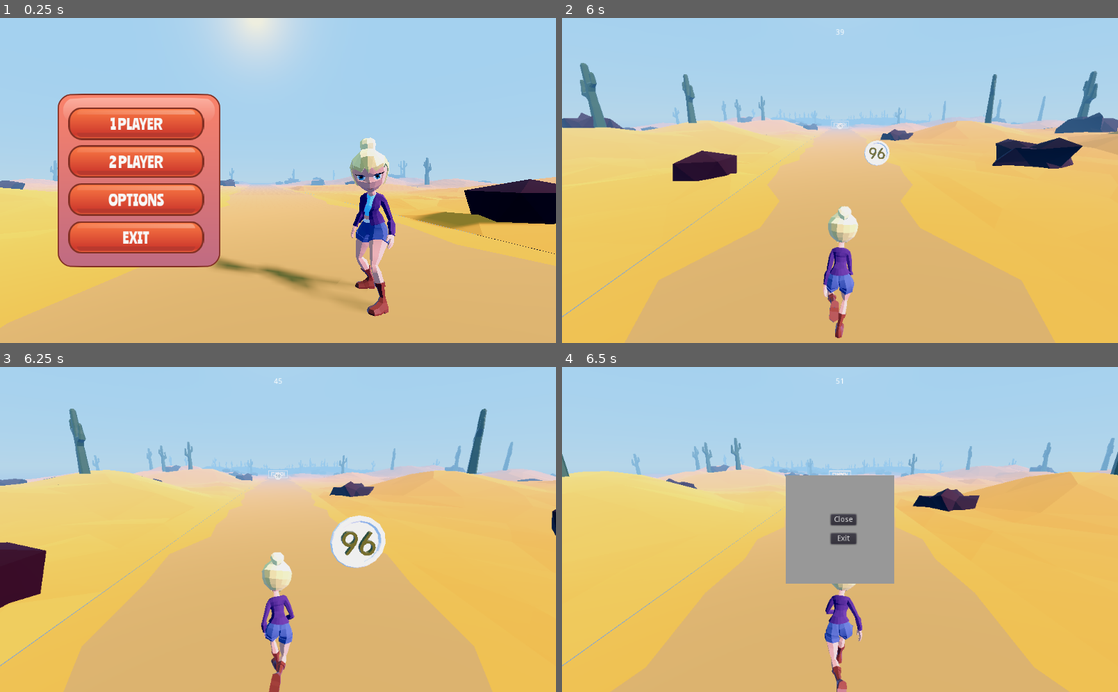
Above: before the commit, frames 1-4 (two rows, left to right).
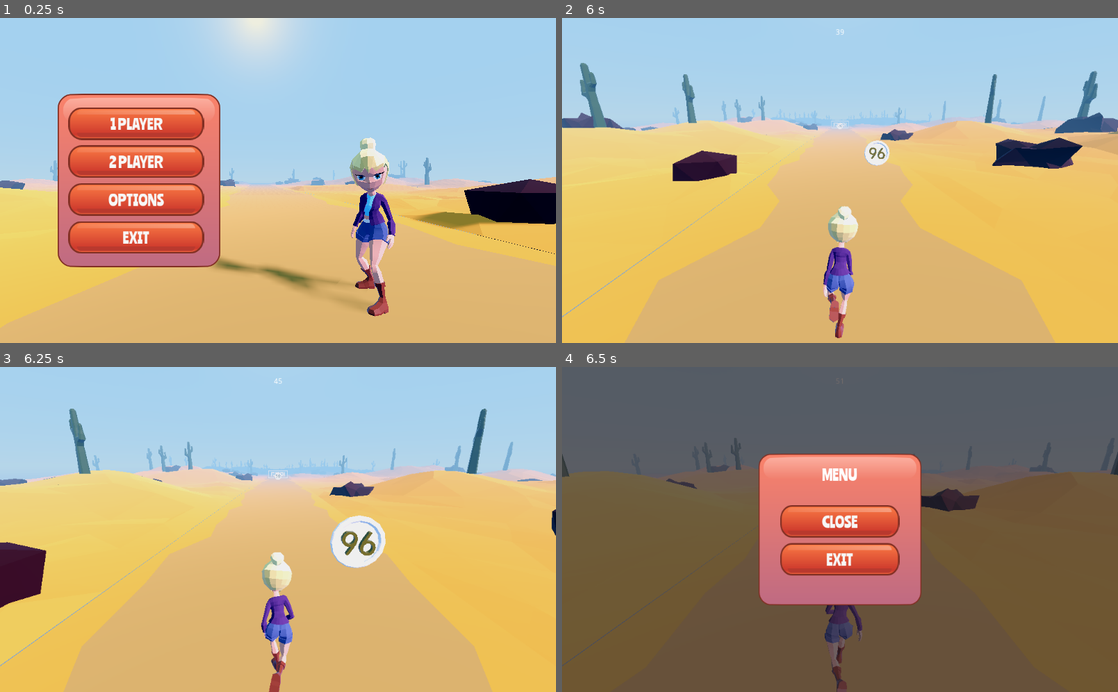
Above: after the commit, the same moments.

Repository: rans0000/math-runner
Game: Godot game, scene res://ui/MainMenu/HomeScreen.tscn
Same seed, same stepped clock (60 frames per second), same inputs: the game is played once before the commit and once after it.
Inputs:
- Up to frame 1 (0.25 s): no input
- Up to frame 2 (6 s): click "1 PLAYER" at 0.5 s; click "1 PLAYER" at 1.25 s; click "PLAY" at 2 s
- Up to frame 3 (6.25 s): no input
- Up to frame 4 (6.5 s): tap Escape (ui_cancel) at 6.4 s

Frames 1-3 are identical in both runs. In frame 4, 100% of the frame differs, in the area x 0-100%, y 0-100%.

Commit message:
add styles for pause menu

Diff:
--- a/ui/PauseMenu/PauseMenu.gd
+++ b/ui/PauseMenu/PauseMenu.gd
@@ -14,8 +14,10 @@
 
 func _on_BtnClose_button_up():
 	self.visible = false
+	get_tree().paused = false
 
 
 
 func _on_BtnMainMenu_button_up():
+	get_tree().paused = false
 	Global.goto_scene("res://ui/MainMenu/HomeScreen.tscn")
--- a/ui/PauseMenu/PauseMenu.tscn
+++ b/ui/PauseMenu/PauseMenu.tscn
@@ -1,13 +1,21 @@
 [gd_scene load_steps=3 format=2]
 
 [ext_resource path="res://ui/PauseMenu/PauseMenu.gd" type="Script" id=1]
-
-[sub_resource type="StyleBoxFlat" id=1]
+[ext_resource path="res://ui/Themes/MainTheme/main_theme.tres" type="Theme" id=2]
 
 [node name="PauseMenu" type="Control"]
 anchor_right = 1.0
 anchor_bottom = 1.0
+theme = ExtResource( 2 )
 script = ExtResource( 1 )
+__meta__ = {
+"_edit_use_anchors_": false
+}
+
+[node name="ColorRect" type="ColorRect" parent="."]
+anchor_right = 1.0
+anchor_bottom = 1.0
+color = Color( 0.168627, 0.121569, 0.121569, 0.658824 )
 __meta__ = {
 "_edit_use_anchors_": false
 }
@@ -17,52 +25,80 @@
 anchor_top = 0.5
 anchor_right = 0.5
 anchor_bottom = 0.5
-margin_left = -100.0
-margin_top = -100.0
-margin_right = 100.0
-margin_bottom = 100.0
+margin_left = -150.0
+margin_top = -140.0
+margin_right = 150.0
+margin_bottom = 140.0
 __meta__ = {
 "_edit_use_anchors_": false
 }
 
 [node name="Panel" type="Panel" parent="MarginContainer"]
-margin_right = 200.0
-margin_bottom = 200.0
+margin_right = 300.0
+margin_bottom = 280.0
 size_flags_horizontal = 3
 size_flags_vertical = 3
-custom_styles/panel = SubResource( 1 )
 __meta__ = {
 "_edit_use_anchors_": false
 }
 
-[node name="VBoxContainer" type="VBoxContainer" parent="MarginContainer/Panel"]
-anchor_left = 0.5
-anchor_right = 0.5
+[node name="MarginContainer" type="MarginContainer" parent="MarginContainer/Panel"]
+anchor_right = 1.0
 anchor_bottom = 1.0
-margin_left = -17.5
-margin_right = 17.5
-custom_constants/separation = 15
+margin_left = 40.0
+margin_top = 20.0
+margin_right = -40.0
+margin_bottom = -20.0
+__meta__ = {
+"_edit_use_anchors_": false
+}
+
+[node name="VBoxContainer2" type="VBoxContainer" parent="MarginContainer/Panel/MarginContainer"]
+margin_right = 220.0
+margin_bottom = 240.0
+__meta__ = {
+"_edit_use_anchors_": false
+}
+
+[node name="Label" type="Label" parent="MarginContainer/Panel/MarginContainer/VBoxContainer2"]
+margin_right = 220.0
+margin_bottom = 36.0
+text = "MENU"
+align = 1
+
+[node name="VBoxContainer" type="VBoxContainer" parent="MarginContainer/Panel/MarginContainer/VBoxContainer2"]
+margin_top = 40.0
+margin_right = 220.0
+margin_bottom = 240.0
+size_flags_horizontal = 3
+size_flags_vertical = 3
+custom_constants/separation = 10
 alignment = 1
 __meta__ = {
 "_edit_use_anchors_": false
 }
 
-[node name="BtnClose" type="Button" parent="MarginContainer/Panel/VBoxContainer"]
-margin_top = 72.0
-margin_right = 47.0
-margin_bottom = 92.0
-text = "Close"
+[node name="BtnClose" type="Button" parent="MarginContainer/Panel/MarginContainer/VBoxContainer2/VBoxContainer"]
+margin_top = 35.0
+margin_right = 220.0
+margin_bottom = 95.0
+rect_min_size = Vector2( 0, 60 )
+mouse_default_cursor_shape = 2
+text = "CLOSE"
 __meta__ = {
 "_edit_use_anchors_": false
 }
 
-[node name="BtnMainMenu" type="Button" parent="MarginContainer/Panel/VBoxContainer"]
-margin_top = 107.0
-margin_right = 47.0
-margin_bottom = 127.0
-text = "Exit"
+[node name="BtnMainMenu" type="Button" parent="MarginContainer/Panel/MarginContainer/VBoxContainer2/VBoxContainer"]
+margin_top = 105.0
+margin_right = 220.0
+margin_bottom = 165.0
+rect_min_size = Vector2( 0, 60 )
+mouse_default_cursor_shape = 2
+size_flags_horizontal = 3
+text = "EXIT"
 __meta__ = {
 "_edit_use_anchors_": false
 }
-[connection signal="button_up" from="MarginContainer/Panel/VBoxContainer/BtnClose" to="." method="_on_BtnClose_button_up"]
-[connection signal="button_up" from="MarginContainer/Panel/VBoxContainer/BtnMainMenu" to="." method="_on_BtnMainMenu_button_up"]
+[connection signal="button_up" from="MarginContainer/Panel/MarginContainer/VBoxContainer2/VBoxContainer/BtnClose" to="." method="_on_BtnClose_button_up"]
+[connection signal="button_up" from="MarginContainer/Panel/MarginContainer/VBoxContainer2/VBoxContainer/BtnMainMenu" to="." method="_on_BtnMainMenu_button_up"]
Not shown: 8 places in ui/Themes/MainTheme/main_theme.tres that only renumber resources
